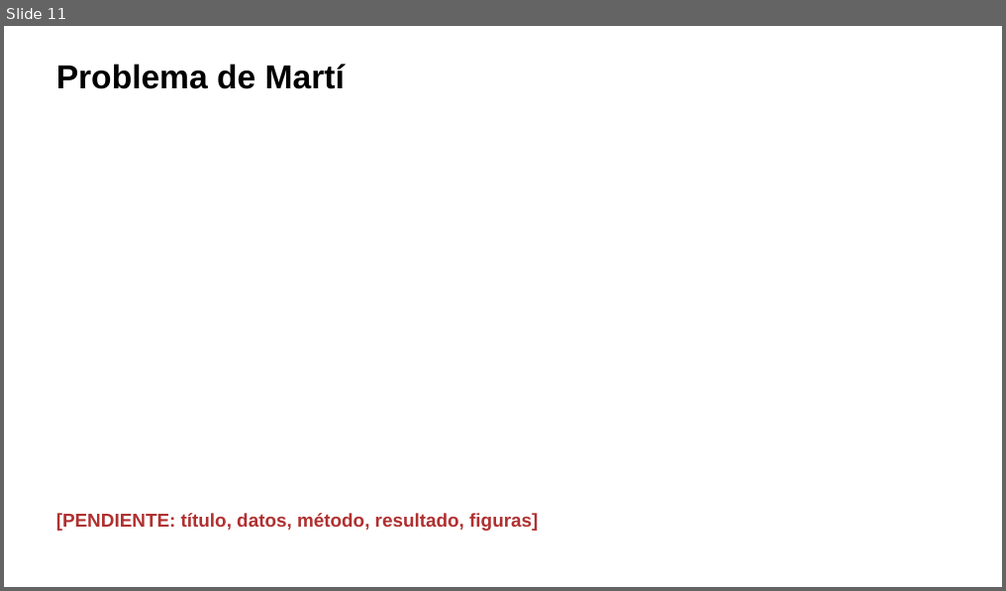
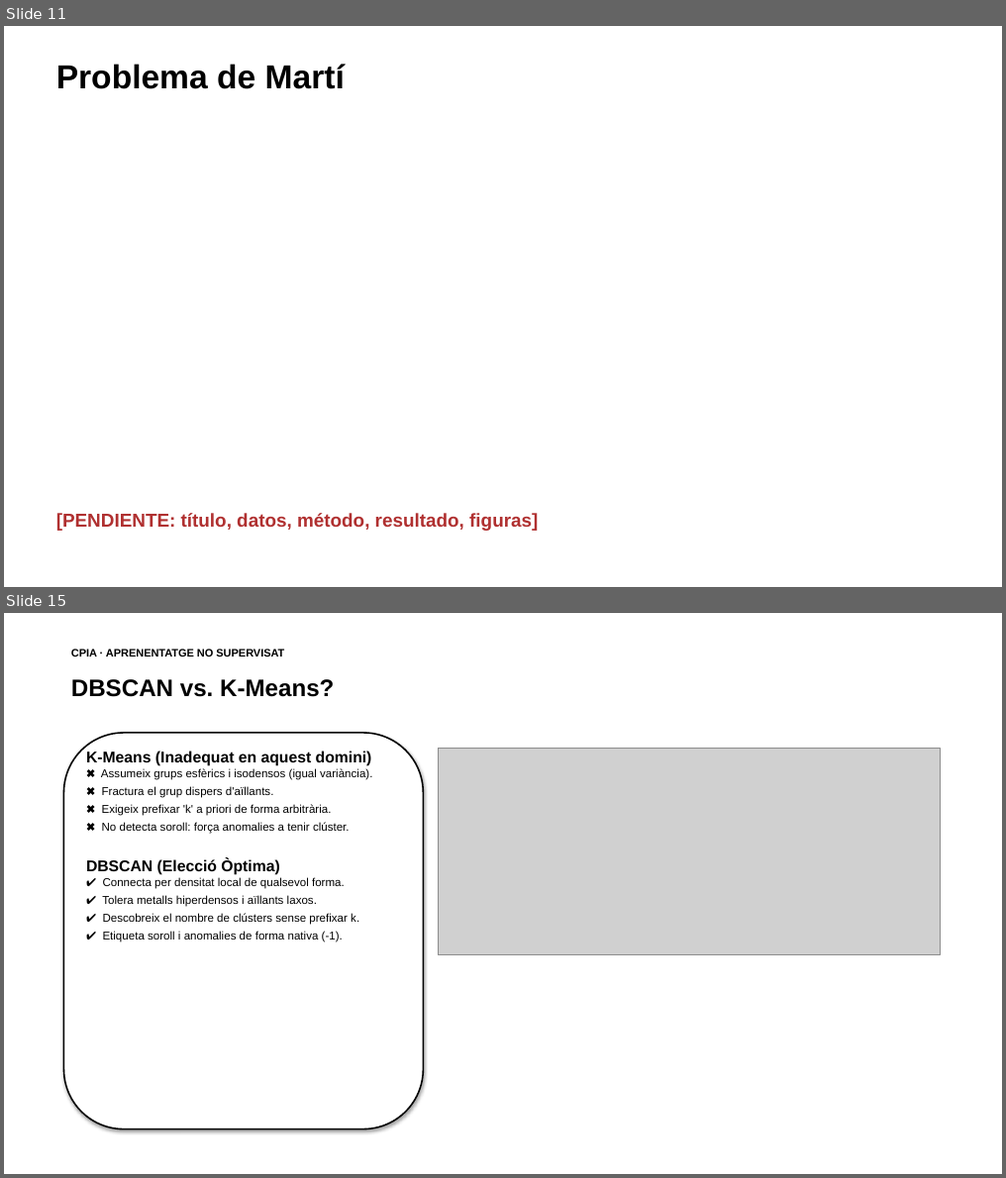
Before and after one commit to ArnauMontull/CPIA-Expo, a slide deck: presentacion/expo_cpia.pptx. Shown one above the other, each under a label of ours: slide 11 before the commit, slides 11 and 15 after it; the slides between them are not shown. The pictures are 1006x591 and 1006x1178 pixels, drawn with LibreOffice and Linux fonts; fonts in the diff are those of the drawing; grey boxes stand for pictures. Boxes give left, top, right and bottom in pixels: in the first picture for what was removed or moved away, otherwise in the second. Text is boxed around its words. In the diff, an @@ line names an element or a change of style, - is before the commit and + after.

```diff
--- a/presentacion/expo_cpia.pptx
+++ b/presentacion/expo_cpia.pptx
@@ slide 15 added at [4,613,1002,1174], background #FFFFFF @@
@@ text added at [71,649,284,657], 10.5 pt, text #000000, bold @@
+CPIA · APRENENTATGE NO SUPERVISAT
@@ text added at [71,679,334,697], 23 pt, text #000000, bold @@
+DBSCAN vs. K-Means?
@@ rounded rectangle added at [63,733,423,1130], fill #FFFFFF, outline #000000 1.5 pt @@
@@ text added at [86,751,372,943], 11 pt, text #000000 @@
+K-Means (Inadequat en aquest domini)
+✖ Assumeix grups esfèrics i isodensos (igual variància).
+✖ Fractura el grup dispers d'aïllants.
+✖ Exigeix prefixar 'k' a priori de forma arbitrària.
+✖ No detecta soroll: força anomalies a tenir clúster.
+DBSCAN (Elecció Òptima)
+✔ Connecta per densitat local de qualsevol forma.
+✔ Tolera metalls hiperdensos i aïllants laxos.
+✔ Descobreix el nombre de clústers sense prefixar k.
+✔ Etiqueta soroll i anomalies de forma nativa (-1).
@@ picture added at [439,748,940,956] @@
```
Also in this commit, not shown: 2 slides changed, 6 other slides added, 5 slides removed, 4 other files.
